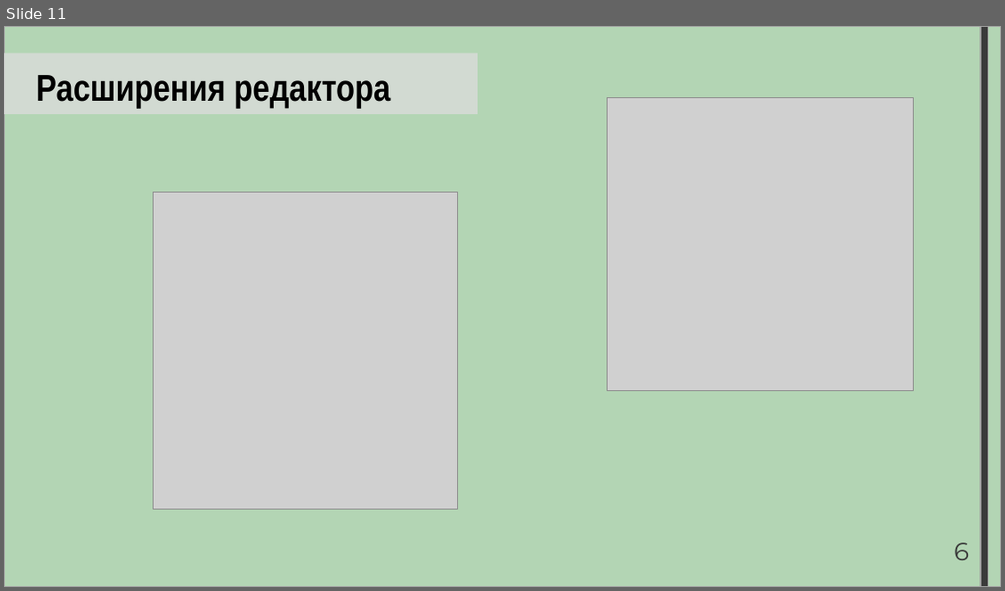
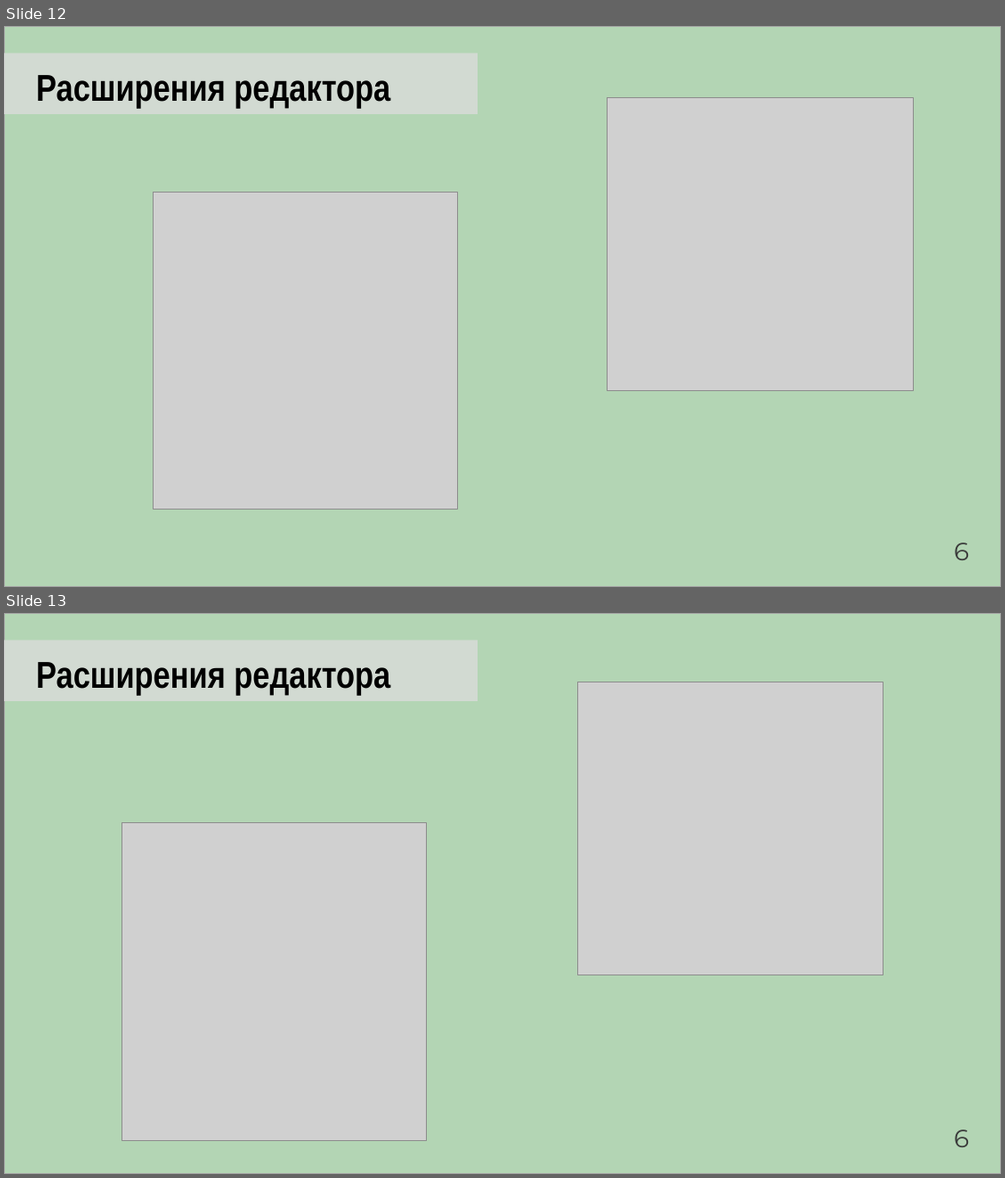
Before and after one commit to Artemor31/Files, a slide deck: Готовые части/NormPreza.pptx. Shown one above the other, each under a label of ours: slide 11 before the commit, slides 12 and 13 after it. The pictures are 1005x591 and 1005x1178 pixels, drawn with LibreOffice and Linux fonts; fonts in the diff are those of the drawing; grey boxes stand for pictures. Boxes give left, top, right and bottom in pixels: in the first picture for what was removed or moved away, otherwise in the second. Text is boxed around its words. In the diff, an @@ line names an element or a change of style, - is before the commit and + after.

```diff
--- a/Готовые части/NormPreza.pptx
+++ b/Готовые части/NormPreza.pptx
@@ slide 13 added at (4, 613, 1001, 1174), background #FFFFFF @@
@@ rectangle added at (4, 613, 1001, 1174), fill #B3D5B4, outline #A3A3A3 1 pt @@
@@ rectangle added at (4, 640, 477, 700), fill #DDDDDD at 75% opacity @@
@@ text added at (36, 662, 390, 695), 36 pt, text #000000, bold @@
+Расширения редактора
@@ picture added at (577, 682, 883, 975) @@
@@ picture added at (122, 822, 427, 1140) @@
@@ text added at (954, 1129, 969, 1147), 24 pt, text #3A3A3A @@
+6
@@ what was slide 11 is now slide 12 @@
@@ slide 12 changed as well @@
@@ rectangle removed at (980, 26, 988, 587) @@
```
Also in this commit, not shown: 11 other slides changed, 3 other slides added, 1 slide removed.
